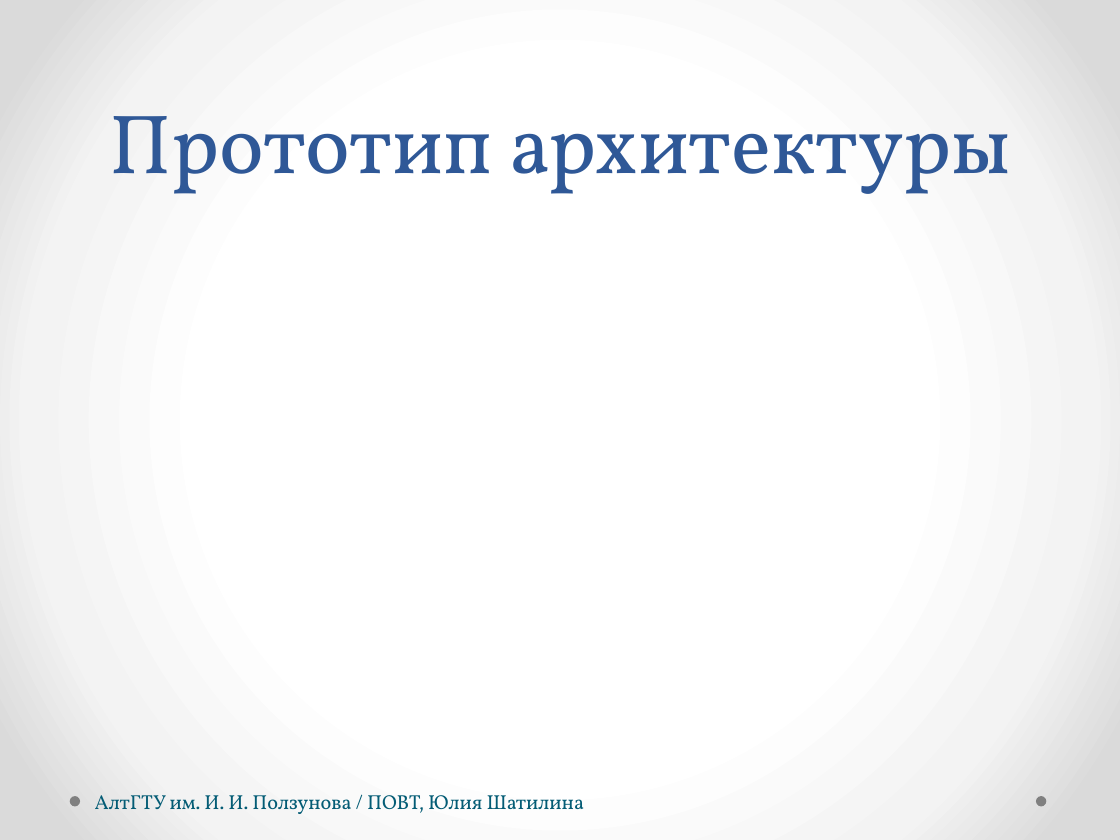
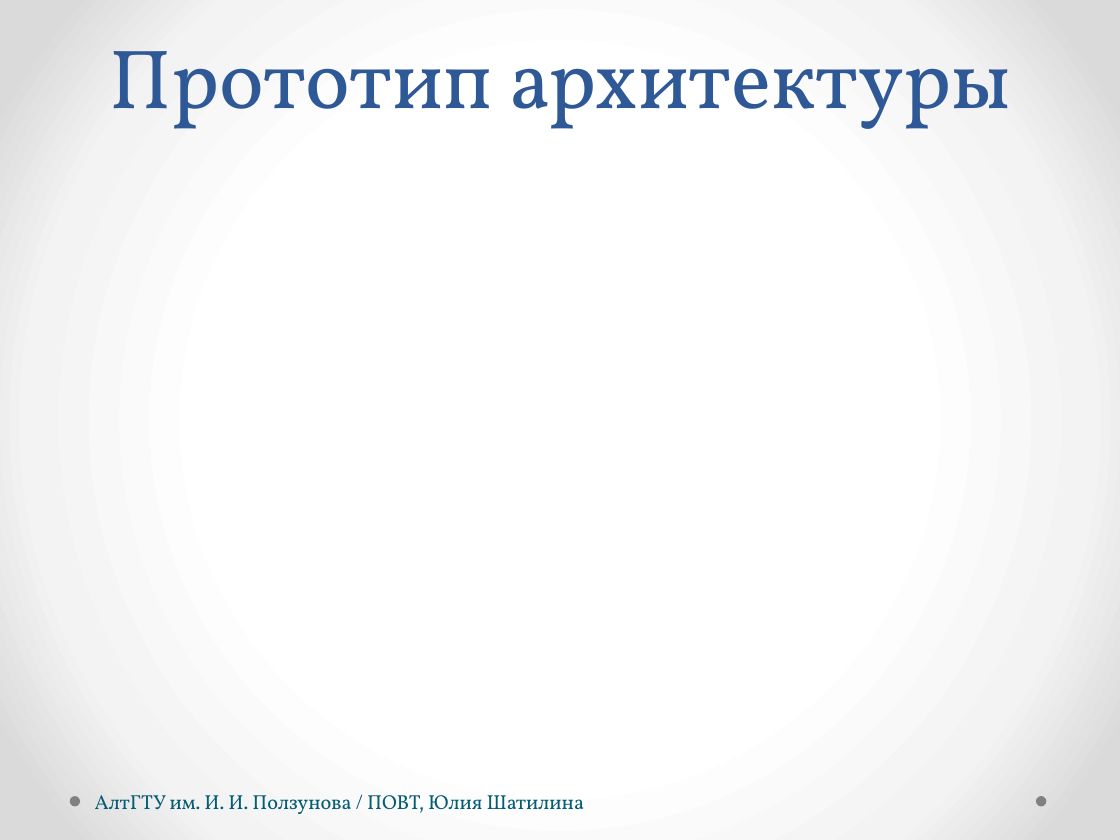
Before and after one commit to hisohito/proto-doc, a slide deck: slide 3 of shatilina.pptx. Drawn at 1120x840 pixels with LibreOffice and Linux fonts; fonts in the diff are those of the drawing. Boxes give left, top, right and bottom in pixels: in the first picture for what was removed or moved away, otherwise in the second. Text is boxed around its words. In the diff, an @@ line names an element or a change of style, - is before the commit and + after.

```diff
--- a/shatilina.pptx
+++ b/shatilina.pptx
@@ title "Прототип архитектуры": place and size @@
-title "Прототип архитектуры" at (109, 116, 1011, 194)
+title "Прототип архитектуры" at (109, 51, 1011, 129)
```
Also in this commit, not shown: 7 other slides changed, 10 other files.
